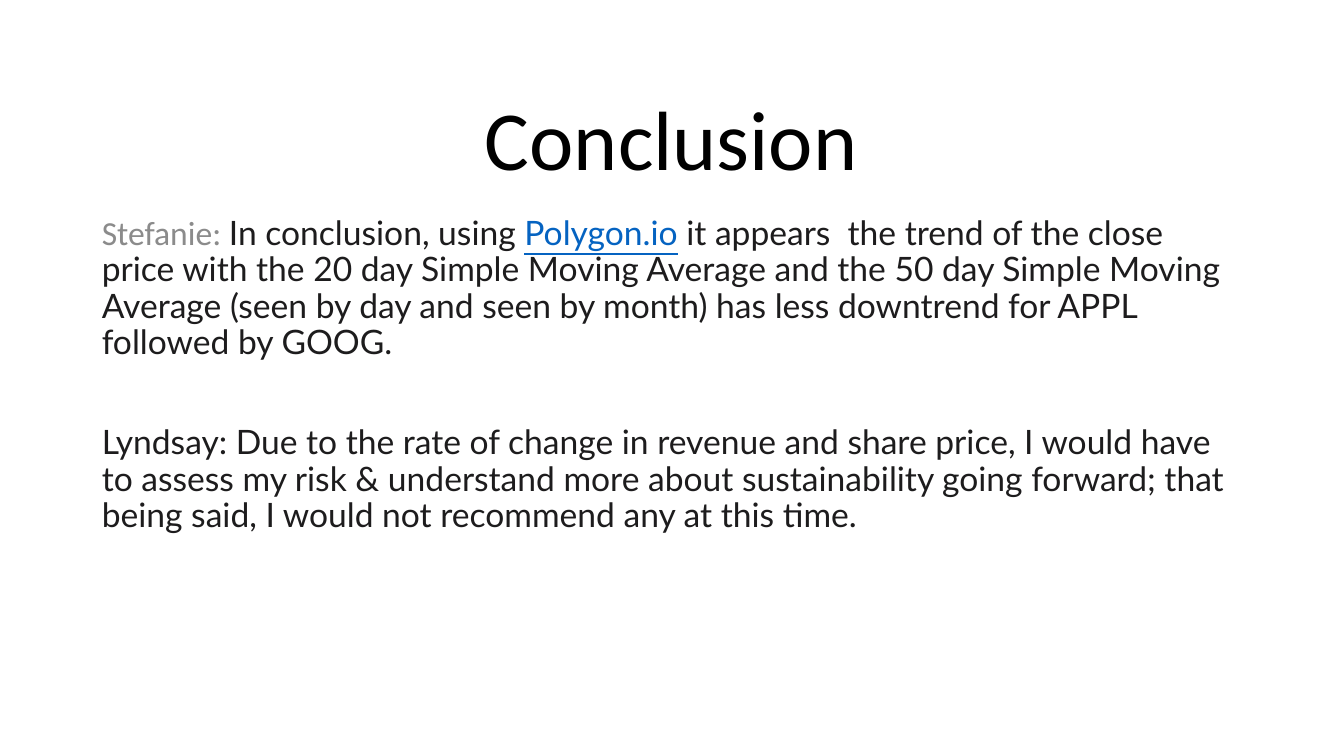
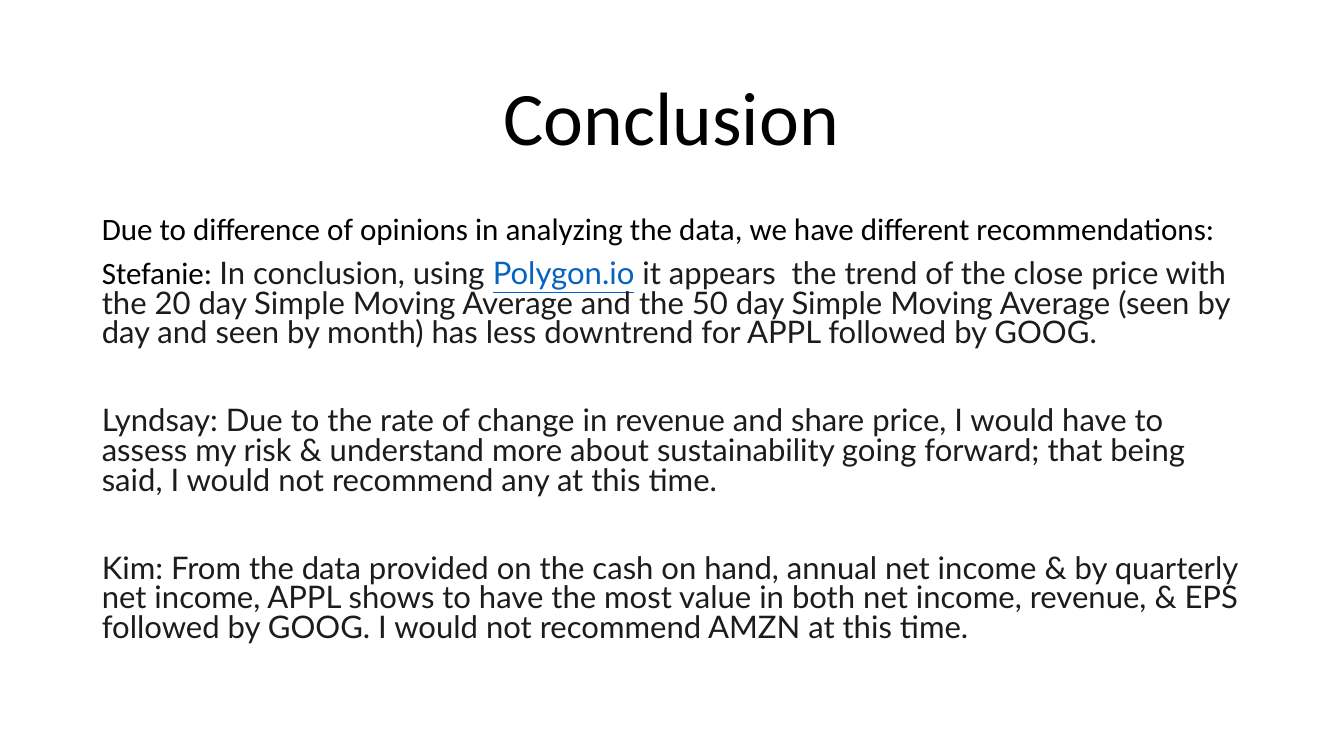
Before and after one commit to lyndsaywylie/Project-1, a slide deck: slide 24 of AAPL v AMZN v GOOG.pptx. Drawn at 1344x756 pixels with LibreOffice and Linux fonts; fonts in the diff are those of the drawing. Boxes give left, top, right and bottom in pixels: in the first picture for what was removed or moved away, otherwise in the second. Text is boxed around its words. In the diff, an @@ line names an element or a change of style, - is before the commit and + after.

Commit message:
update

```diff
--- a/AAPL v AMZN v GOOG.pptx
+++ b/AAPL v AMZN v GOOG.pptx
@@ title "Conclusion" at (504, 92, 839, 146): size 60 to 54 pt @@
@@ text at (102, 218, 1214, 246): paragraph added @@
+Due to difference of opinions in analyzing the data, we have different recommendations:
@@ text at (102, 261, 1231, 497): size 24 to 22.2 pt in "Stefanie: In conclusion, using Polygon.io it appears ...", "Lyndsay: Due to the rate of change ..."; text colour #8C8C8C to #000000 in "Stefanie:"; line spacing 0.9 to 0.8 @@
@@ text at (102, 556, 1239, 644): paragraph added @@
+Kim: From the data provided on the cash on hand, annual net income & by quarterly net income, APPL shows to have the most value in both net income, revenue, & EPS followed by GOOG. I would not recommend AMZN at this time.
```
